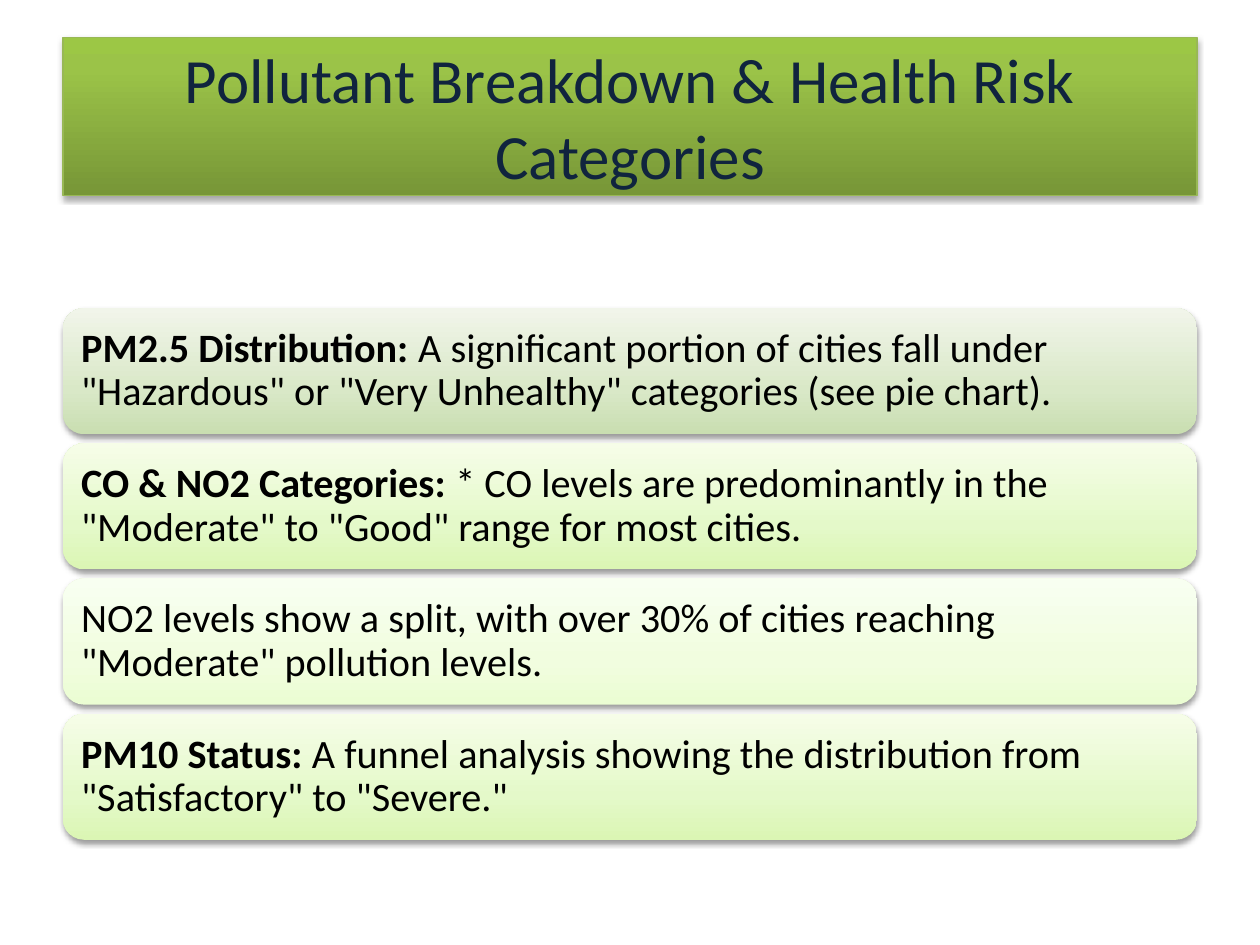
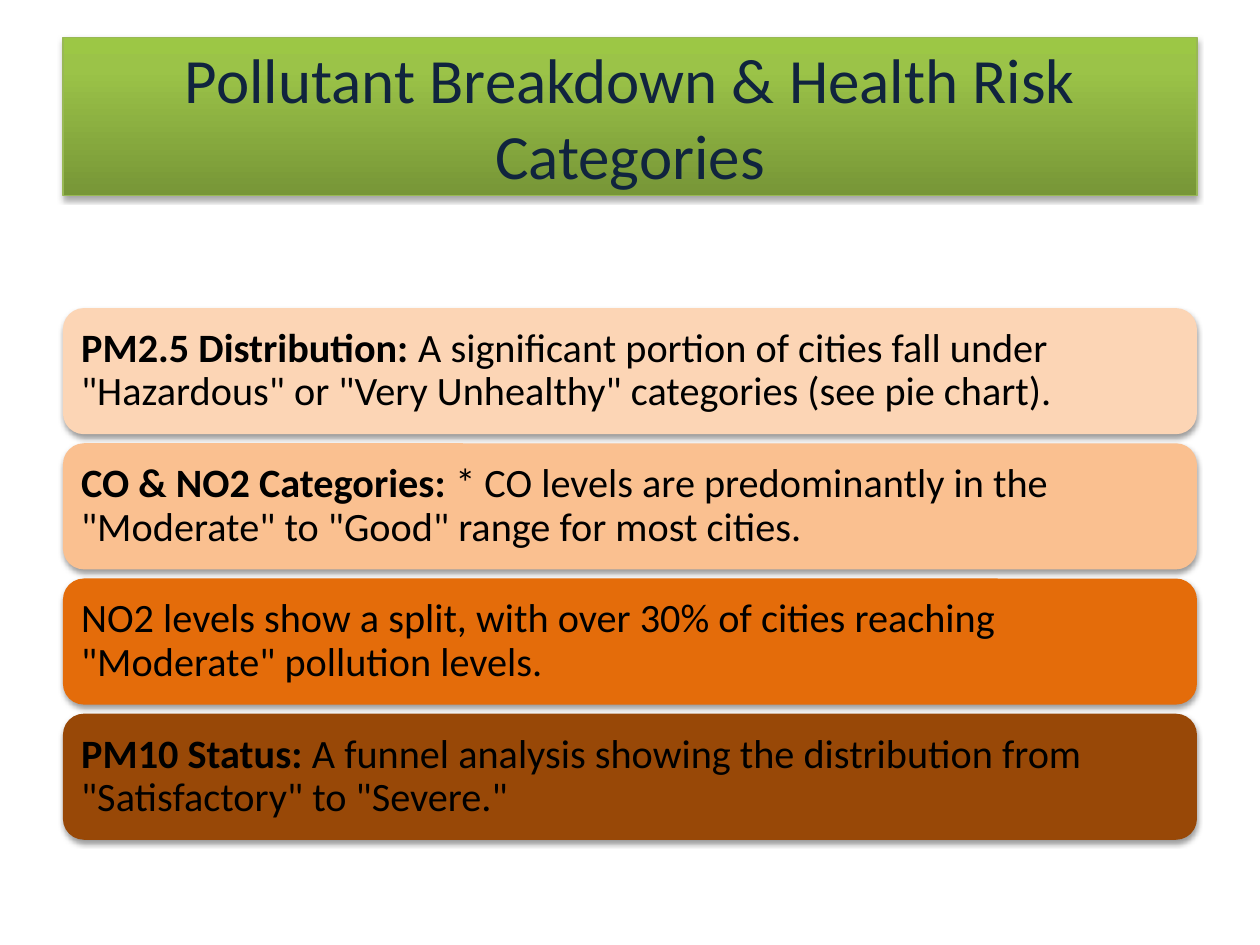
Before and after one commit to lopa3399/IT-anudip, a slide deck: slide 9 of PowerBI/project/The Air We Breathe.pptx (slide 3 before the commit). Drawn at 1260x945 pixels with LibreOffice and Linux fonts; fonts in the diff are those of the drawing. Boxes give left, top, right and bottom in pixels: in the first picture for what was removed or moved away, otherwise in the second. Text is boxed around its words. In the diff, an @@ line names an element or a change of style, - is before the commit and + after.

```diff
--- a/PowerBI/project/The Air We Breathe.pptx
+++ b/PowerBI/project/The Air We Breathe.pptx
@@ rounded rectangle at (x1=63, y1=309, x2=1197, y2=435): fill gradient #CCDFB1 to #DAE7C9 to #F1F7EA to #FCD5B5 @@
@@ rounded rectangle at (x1=63, y1=444, x2=1197, y2=570): fill gradient #DCF7B5 to #E5F8CB to #F5FDEA to #FAC090 @@
@@ rounded rectangle at (x1=63, y1=578, x2=1197, y2=704): fill gradient #ECFCD5 to #F1FDE1 to #FAFFF2 to #E46C0A @@
@@ rounded rectangle at (x1=63, y1=713, x2=1197, y2=839): fill gradient #DCF7B5 to #E5F8CB to #F5FDEA to #984807 @@
```
Also in this commit, not shown: 3 other slides changed, 11 slides added, 3 slides removed, 25 other files.
